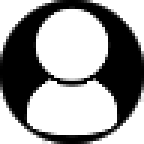
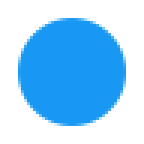
Two versions of the same layered image (w=144, h=144). Layer-by-layer changes:
added layer "Ellipse 1" above "user" over [0,0,144,144]
hid "user" (2nd of 2) over [0,0,144,144]
